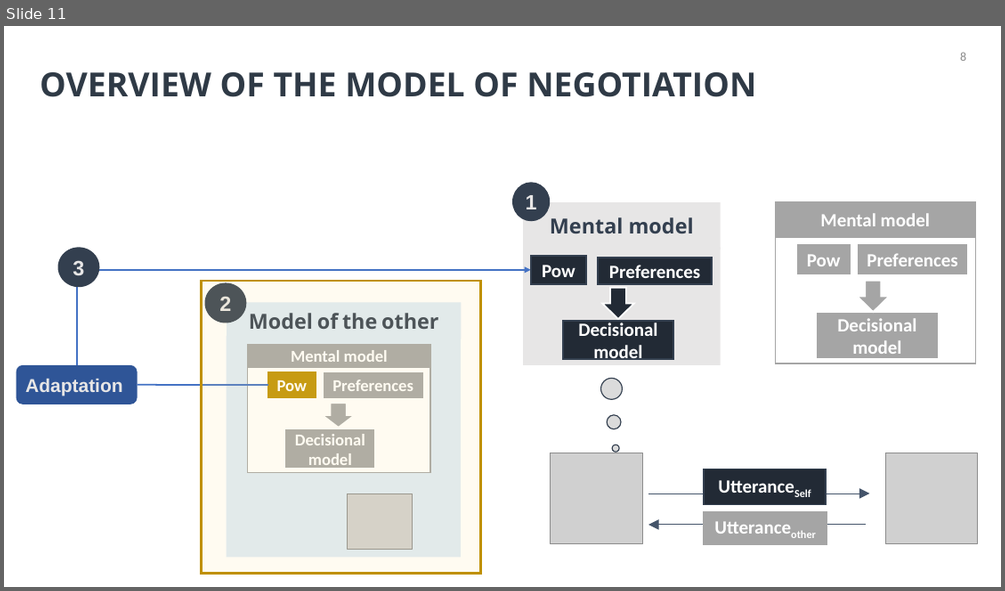
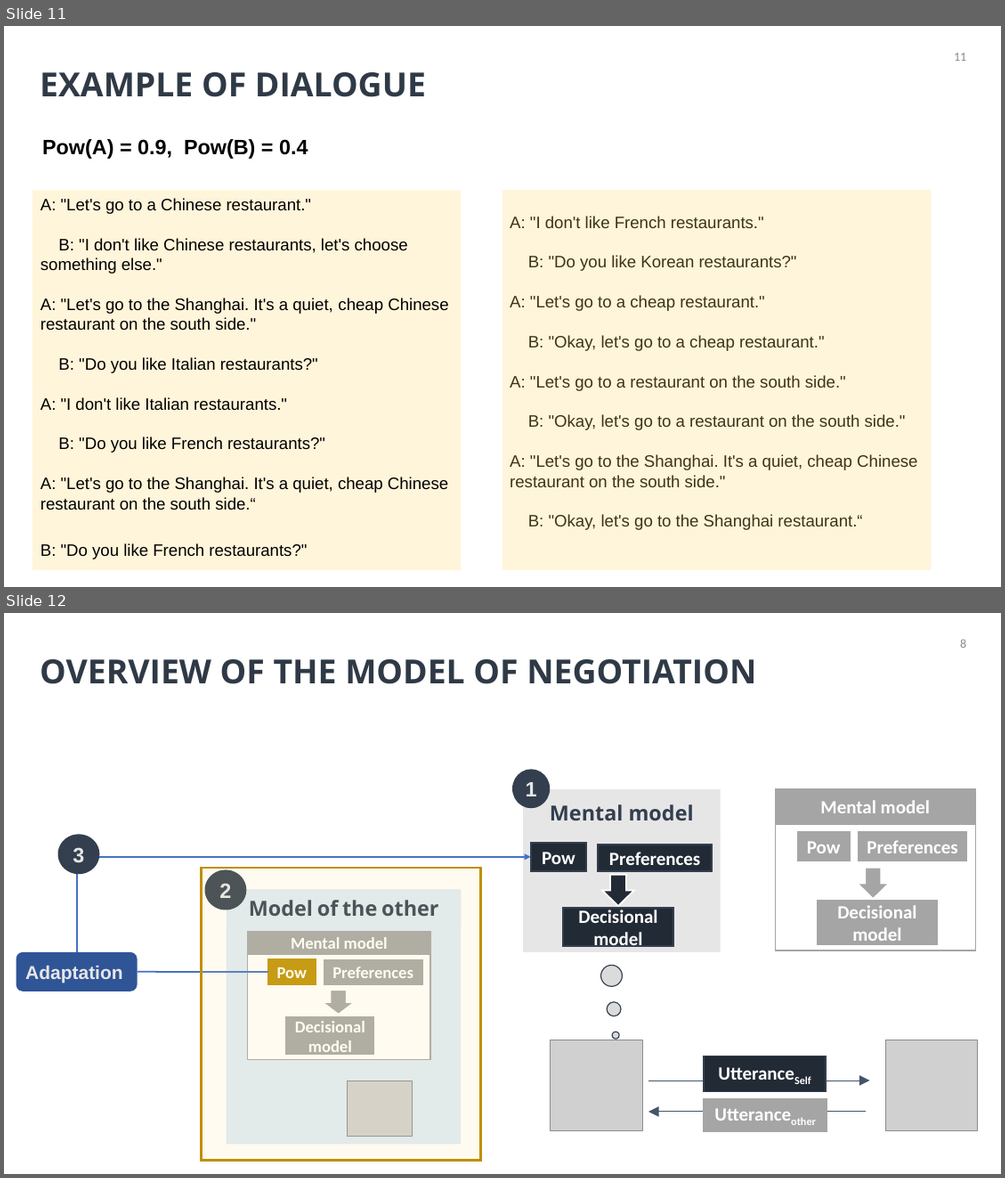
Before and after one commit to Olydia/Discolog, a slide deck: papers/Presentations/intellisys/intellysis.pptx. Shown one above the other, each under a label of ours: slide 11 before the commit, slides 11 and 12 after it. The pictures are 1005x591 and 1005x1178 pixels, drawn with LibreOffice and Linux fonts; fonts in the diff are those of the drawing; grey boxes stand for pictures. Boxes give left, top, right and bottom in pixels: in the first picture for what was removed or moved away, otherwise in the second. Text is boxed around its words. In the diff, an @@ line names an element or a change of style, - is before the commit and + after.

```diff
--- a/papers/Presentations/intellisys/intellysis.pptx
+++ b/papers/Presentations/intellisys/intellysis.pptx
@@ slide 11 added at [4,26,1001,587], background #FFFFFF @@
@@ title added at [40,72,426,97], 32 pt, text #2F3A46, bold @@
+EXAMPLE OF DIALOGUE
@@ page number added at [954,53,966,61], 12 pt, text #8C8C8C @@
+11
@@ text added at [42,139,307,159], 20 pt, text #000000, bold @@
+Pow(A) = 0.9, Pow(B) = 0.4
@@ rectangle added at [32,191,461,571], fill #FFD966 at 24% opacity @@
@@ text added at [40,198,448,559], 16 pt, text #000000 @@
+A: "Let's go to a Chinese restaurant."
+B: "I don't like Chinese restaurants, let's choose something else."
+A: "Let's go to the Shanghai. It's a quiet, cheap Chinese restaurant on the south side."
+B: "Do you like Italian restaurants?"
+A: "I don't like Italian restaurants."
+B: "Do you like French restaurants?"
+A: "Let's go to the Shanghai. It's a quiet, cheap Chinese restaurant on the south side.“
+B: "Do you like French restaurants?"
@@ rectangle added at [502,190,931,570], fill #FFD966 at 24% opacity @@
@@ text added at [510,216,917,530], 16 pt, text #000000 @@
+A: "I don't like French restaurants."
+B: "Do you like Korean restaurants?"
+A: "Let's go to a cheap restaurant."
+B: "Okay, let's go to a cheap restaurant."
+A: "Let's go to a restaurant on the south side."
+B: "Okay, let's go to a restaurant on the south side."
+A: "Let's go to the Shanghai. It's a quiet, cheap Chinese restaurant on the south side."
+B: "Okay, let's go to the Shanghai restaurant.“
@@ what was slide 11 is now slide 12 @@
```
Also in this commit, not shown: 10 slides changed.
